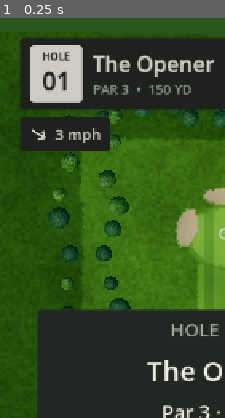
Above: before the commit, frame 1.
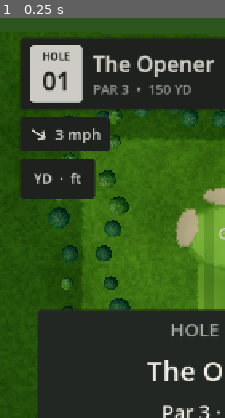
Above: after the commit, the same moment.

Repository: stester101/footgolf
Game: Godot game, scene res://scenes/round.tscn
The game is run twice, just before and just after one commit, with the same random seed, the same clock (stepped at 60 frames per second) and the same inputs. This scene is started directly instead of the project's main scene.
Inputs:
- Up to frame 1 (0.25 s): no input
The pictures show only the part of the screen within x 0-50%, y 0-50%; the shares and areas given below are measured in that part.

The runs differ from the first frame. In frame 1, 3.3% of the frame differs, in the area x 9-43%, y 35-46%.

Commit message:
3D trajectory aim arc for Caps; yards/feet switch on HUD (persisted)
Co-Authored-By: Claude Opus 5.5 <noreply@anthropic.com>
Claude-Session: https://claude.ai/code/session_011RuWkb9gHBafNM578dq4MQ

Diff:
--- a/scripts/core/settings_store.gd
+++ b/scripts/core/settings_store.gd
@@ -12,6 +12,8 @@
 var wind_bearing := 0.0
 var sim_speed := 1.0
 var show_trail := true
+## Distance display unit: false = yards, true = feet (switchable any time from the HUD).
+var distance_feet := false
 ## TEST MODE: show caps/goals in the picker before the shot (developer/testing aid; off = normal rules).
 var show_stats := true
 ## "real" = bundled Wikidata snapshot, "test" = synthetic test players.
@@ -41,6 +43,8 @@
 	wind_bearing = fposmod(float(d.get("wind_bearing", 0.0)), 360.0)
 	sim_speed = clampf(float(d.get("sim_speed", 1.0)), 0.25, 8.0)
 	show_trail = bool(d.get("show_trail", true))
+	distance_feet = bool(d.get("distance_feet", false))
+	Units.show_feet = distance_feet
 	show_stats = bool(d.get("show_stats", true))
 	tutorial_seen = bool(d.get("tutorial_seen", false))
 	last_course = String(d.get("last_course", "starter"))
@@ -76,6 +80,7 @@
 		"wind_bearing": wind_bearing,
 		"sim_speed": sim_speed,
 		"show_trail": show_trail,
+		"distance_feet": distance_feet,
 		"show_stats": show_stats,
 		"dataset": dataset,
 		"tutorial_seen": tutorial_seen,
--- a/scripts/core/units.gd
+++ b/scripts/core/units.gd
@@ -55,6 +55,18 @@
 	return sqrt(dx * dx + dz * dz)
 
 
+## Player-selected display unit for distances (Settings / HUD toggle): false = yards, true = feet.
+static var show_feet := false
+
+
+## Distance in the player's chosen unit (yards or feet). Use for all live HUD distances.
+static func fmt_len(m: float) -> String:
+	if show_feet:
+		return "%d ft" % int(round(m_to_feet(m)))
+	var yd := m_to_yards(m)
+	return ("%.1f yd" % yd) if yd < 10.0 else ("%d yd" % int(round(yd)))
+
+
 static func fmt_yards(m: float) -> String:
 	return "%d yd" % int(round(m_to_yards(m)))
 
--- a/scripts/round_controller.gd
+++ b/scripts/round_controller.gd
@@ -239,7 +239,7 @@
 		return
 	var over := rig.mode == CameraRig.Mode.OVERHEAD
 	var k := clampf(rig.cam.size / 70.0, 1.0, 8.0) if over else 1.0
-	var key := session.aim_bearing_deg + k * 1000.0
+	var key := session.aim_bearing_deg + k * 1000.0 + session.mode * 100000.0 + session.trajectory * 1000000.0
 	if is_equal_approx(_last_aim, key) and _last_ball.is_equal_approx(bpos):
 		return
 	_last_aim = key
@@ -249,14 +249,42 @@
 	var segs: Array = []
 	var s := 1.2 * k
 	var h := session.hole
+	# Caps: 3D arc showing the initial launch path for the chosen trajectory (same guide length,
+	# shape independent of the footballer so no stats are revealed). Goals: chevrons on the ground.
+	var caps := session.mode == ShotTypes.Mode.CAPS
+	var tan_a := tan(deg_to_rad(session.launch_angle_for(session.trajectory)))
+	if caps:
+		# thin camera-facing line (never giant chevrons near the camera)
+		var pts := PackedVector3Array()
+		var n := 40
+		for i in n + 1:
+			var x := length * float(i) / float(n)
+			var p := bpos + d * x
+			p.y = maxf(bpos.y + _arc_height(x, length, tan_a), h.contact_height(p.x, p.z) + 0.05)
+			pts.append(p)
+		var col := Color(UiKit.C_TEXT, 0.9)
+		aim_line.draw_trail(pts, rig.cam.global_position, 0.0035 * (2.0 if over else 1.0), col)
+		_last_aim = -1.0  # camera moves: keep the camera-facing ribbon updated
+		return
 	while s < length:
 		var a := bpos + d * s
 		var b := bpos + d * (s + 1.1 * k)
-		a.y = h.contact_height(a.x, a.z) + 0.05
-		b.y = h.contact_height(b.x, b.z) + 0.05
+		if caps:
+			a.y = bpos.y + _arc_height(s, length, tan_a)
+			b.y = bpos.y + _arc_height(s + 1.1 * k, length, tan_a)
+			a.y = maxf(a.y, h.contact_height(a.x, a.z) + 0.05)
+			b.y = maxf(b.y, h.contact_height(b.x, b.z) + 0.05)
+		else:
+			a.y = h.contact_height(a.x, a.z) + 0.05
+			b.y = h.contact_height(b.x, b.z) + 0.05
 		segs.append([a, b])
 		s += 2.2 * k
 	aim_line.draw_dashes(segs, 0.55 * k, Color(UiKit.C_TEXT, 0.9) if over else Color(UiKit.C_TEXT, 0.75))
+
+
+## Initial-flight arc: starts at the launch angle and flattens to half that slope at the end.
+static func _arc_height(x: float, length: float, tan_a: float) -> float:
+	return x * tan_a * (1.0 - x / (4.0 * length))
 
 
 func _update_trail(bpos: Vector3, moving: bool) -> void:
--- a/scripts/ui/game_ui.gd
+++ b/scripts/ui/game_ui.gd
@@ -31,6 +31,7 @@
 # utility
 var _wind_icon: LineIcon
 var _wind_label: Label
+var _unit_btn: Button
 var _utility_row: HBoxContainer
 var _scorecard_root: Control
 var _right_shot: VBoxContainer
@@ -225,6 +226,22 @@
 	return p
 
 
+func _toggle_units() -> void:
+	Units.show_feet = not Units.show_feet
+	App.settings.distance_feet = Units.show_feet
+	App.settings.save()
+	_update_unit_btn()
+	if _target_dist_m >= 0.0:
+		_target_value.text = Units.fmt_len(_target_dist_m)
+		markers.target_dist_text = Units.fmt_len(_target_dist_m)
+	toast("Distances in %s" % ("feet" if Units.show_feet else "yards"), 1.5)
+
+
+func _update_unit_btn() -> void:
+	if _unit_btn != null:
+		_unit_btn.text = "FT  ·  yd" if Units.show_feet else "YD  ·  ft"
+
+
 func _build_utility_row() -> HBoxContainer:
 	var row := UiKit.hbox(GAP)
 	row.size_flags_vertical = Control.SIZE_EXPAND_FILL
@@ -242,6 +259,17 @@
 	wind.add_child(wr)
 	wind.mouse_filter = Control.MOUSE_FILTER_IGNORE
 	left.add_child(wind)
+	# yards / feet switch (any time); persisted in settings
+	_unit_btn = UiKit.button("", func() -> void: _toggle_units(), 64, 22)
+	_unit_btn.custom_minimum_size.x = 120
+	_unit_btn.size_flags_horizontal = Control.SIZE_SHRINK_BEGIN
+	_unit_btn.add_theme_font_override("font", UiKit.font_semi())
+	_unit_btn.set_meta("ui_id", "units")
+	_unit_btn.tooltip_text = "Switch distances between yards and feet"
+	for st in ["normal", "hover", "pressed"]:
+		_unit_btn.add_theme_stylebox_override(st, UiKit.box(UiKit.C_SURFACE, UiKit.RADIUS, 12))
+	left.add_child(_unit_btn)
+	_update_unit_btn()
 	row.add_child(left)
 	var spacer := Control.new()
 	UiKit.expand(spacer)
@@ -496,10 +524,10 @@
 func set_target(world: Vector3, dist_m: float, surface_name: String, bearing: float) -> void:
 	_target_dist_m = dist_m
 	markers.target_world = world
-	markers.target_dist_text = Units.fmt_yards(dist_m)
+	markers.target_dist_text = Units.fmt_len(dist_m)
 	markers.target_sub_text = "%s · %d°" % [surface_name, int(round(bearing))]
 	markers.show_target = true
-	_target_value.text = Units.fmt_yards(dist_m)
+	_target_value.text = Units.fmt_len(dist_m)
 
 
 func clear_target() -> void:
@@ -525,7 +553,7 @@
 	if session == null or session.hole == null:
 		return
 	var pin_m := Units.horizontal_distance(session.ball_render_pos(), session.hole.cup_position())
-	var pin_txt := Units.fmt_distance(pin_m)
+	var pin_txt := Units.fmt_len(pin_m)
 	markers.pin_world = session.hole.cup_position() + Vector3(0, 1.2, 0)
 	markers.pin_text = pin_txt
 	_pin_value.text = pin_txt
@@ -742,14 +770,14 @@
 	_result_box.add_child(sub)
 	var grid := UiKit.hbox(6)
 	if r.mode == ShotTypes.Mode.CAPS:
-		grid.add_child(_stat_cell("CARRY", "%d yd" % int(round(Units.m_to_yards(r.carry_m)))))
-		grid.add_child(_stat_cell("ROLL", "%d ft" % int(round(Units.m_to_feet(r.roll_m)))))
-		grid.add_child(_stat_cell("TOTAL", "%d yd" % int(round(Units.m_to_yards(r.total_m)))))
+		grid.add_child(_stat_cell("CARRY", Units.fmt_len(r.carry_m)))
+		grid.add_child(_stat_cell("ROLL", Units.fmt_len(r.roll_m)))
+		grid.add_child(_stat_cell("TOTAL", Units.fmt_len(r.total_m)))
 	else:
-		grid.add_child(_stat_cell("TRAVEL", "%.1f ft" % Units.m_to_feet(r.total_m)))
+		grid.add_child(_stat_cell("TRAVEL", Units.fmt_len(r.total_m)))
 		grid.add_child(_stat_cell("LIE", Surface.name_of(r.final_lie)))
 	if not r.holed:
-		grid.add_child(_stat_cell("TO PIN", Units.fmt_distance(r.remaining_m)))
+		grid.add_child(_stat_cell("TO PIN", Units.fmt_len(r.remaining_m)))
 	_result_box.add_child(grid)
 	var extra: Array[String] = []
 	if r.lie_factor < 0.999:
